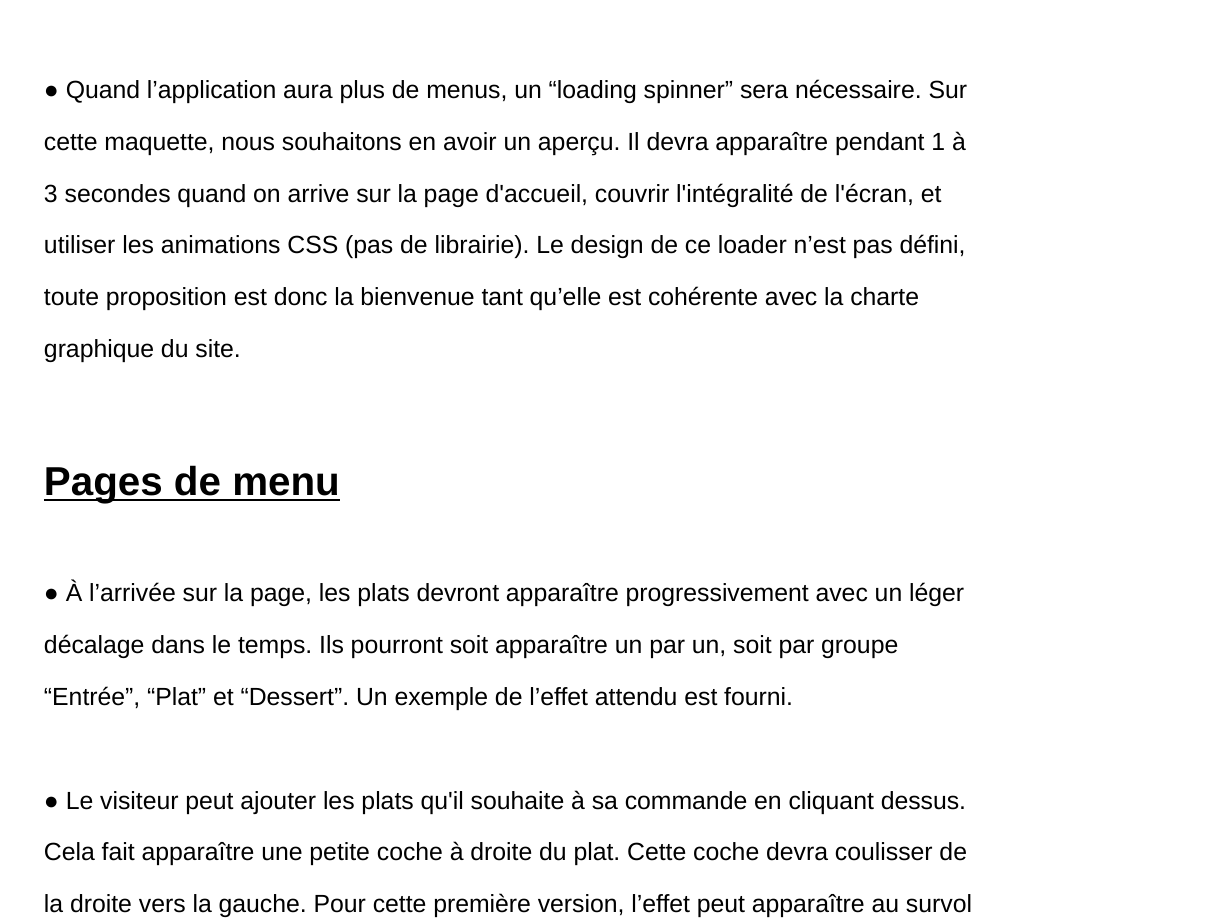
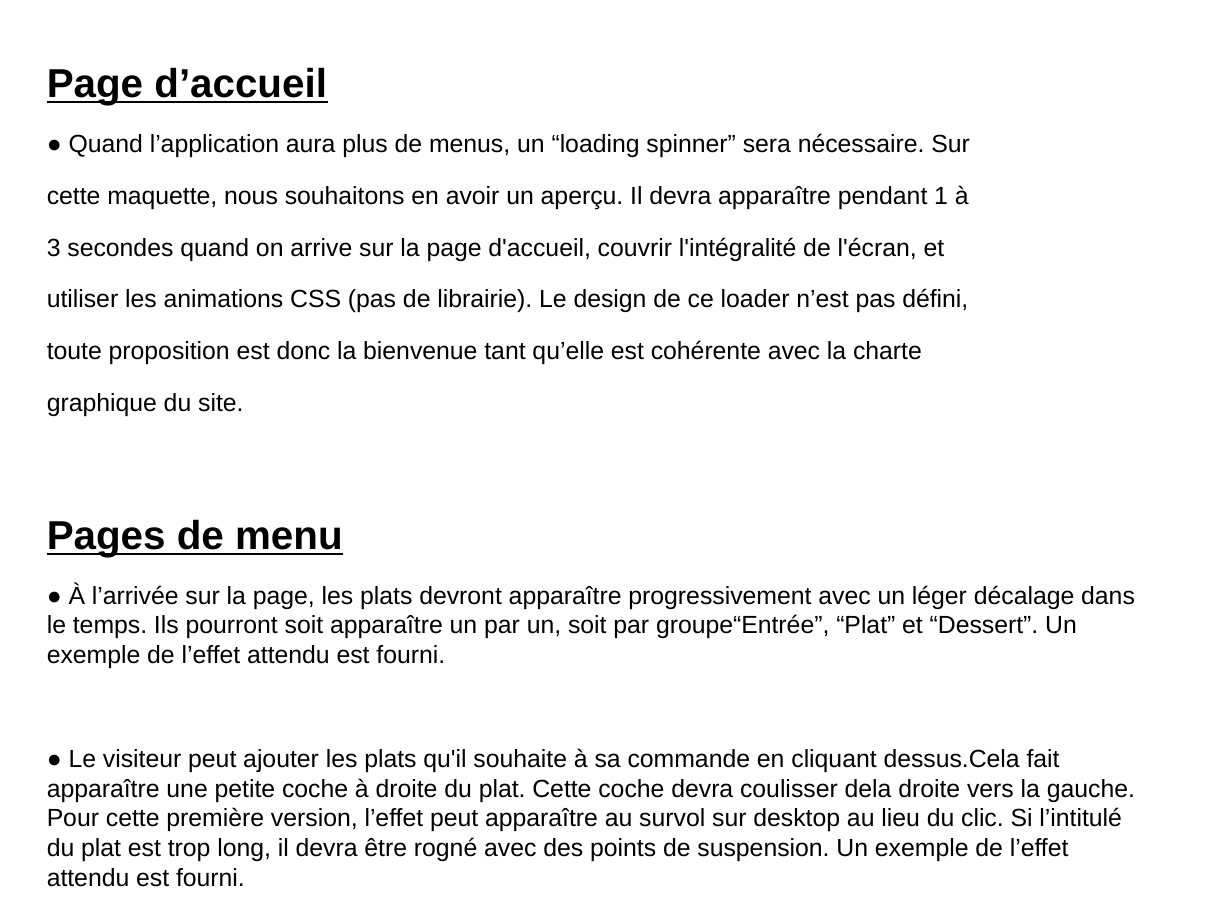
Before and after one commit to RavotCyril/-RavotCyril_3_01032021, a slide deck: slide 9 of P3_01_Présentation.docx.odp. Drawn at 1232x924 pixels with LibreOffice and Linux fonts; fonts in the diff are those of the drawing. Boxes give left, top, right and bottom in pixels: in the first picture for what was removed or moved away, otherwise in the second. Text is boxed around its words. In the diff, an @@ line names an element or a change of style, - is before the commit and + after.

```diff
--- a/P3_01_Présentation.docx.odp
+++ b/P3_01_Présentation.docx.odp
@@ text "Page d’accueil": place and size @@
-text "Page d’accueil" at (44,79,972,917)
+text "Page d’accueil" at (47,67,1135,887)
@@ text at (47,67,327,105): paragraph added @@
+Page d’accueil
@@ text at (47,584,1135,887): text changed @@
-● À l’arrivée sur la page, les plats devront apparaître progressivement avec un léger
-décalage dans le temps. Ils pourront soit apparaître un par un, soit par groupe
-“Entrée”, “Plat” et “Dessert”. Un exemple de l’effet attendu est fourni.
-● Le visiteur peut ajouter les plats qu'il souhaite à sa commande en cliquant dessus.
-Cela fait apparaître une petite coche à droite du plat. Cette coche devra coulisser de
-la droite vers la gauche. Pour cette première version, l’effet peut apparaître au survol
+● À l’arrivée sur la page, les plats devront apparaître progressivement avec un léger décalage dans le temps. Ils pourront soit apparaître un par un, soit par groupe“Entrée”, “Plat” et “Dessert”. Un exemple de l’effet attendu est fourni.
+● Le visiteur peut ajouter les plats qu'il souhaite à sa commande en cliquant dessus.Cela fait apparaître une petite coche à droite du plat. Cette coche devra coulisser dela droite vers la gauche. Pour cette première version, l’effet peut apparaître au survol sur desktop au lieu du clic. Si l’intitulé du plat est trop long, il devra être rogné avec des points de suspension. Un exemple de l’effet attendu est fourni.
```
Also in this commit, not shown: 3 other slides changed, 1 slide removed, 8 other files.
